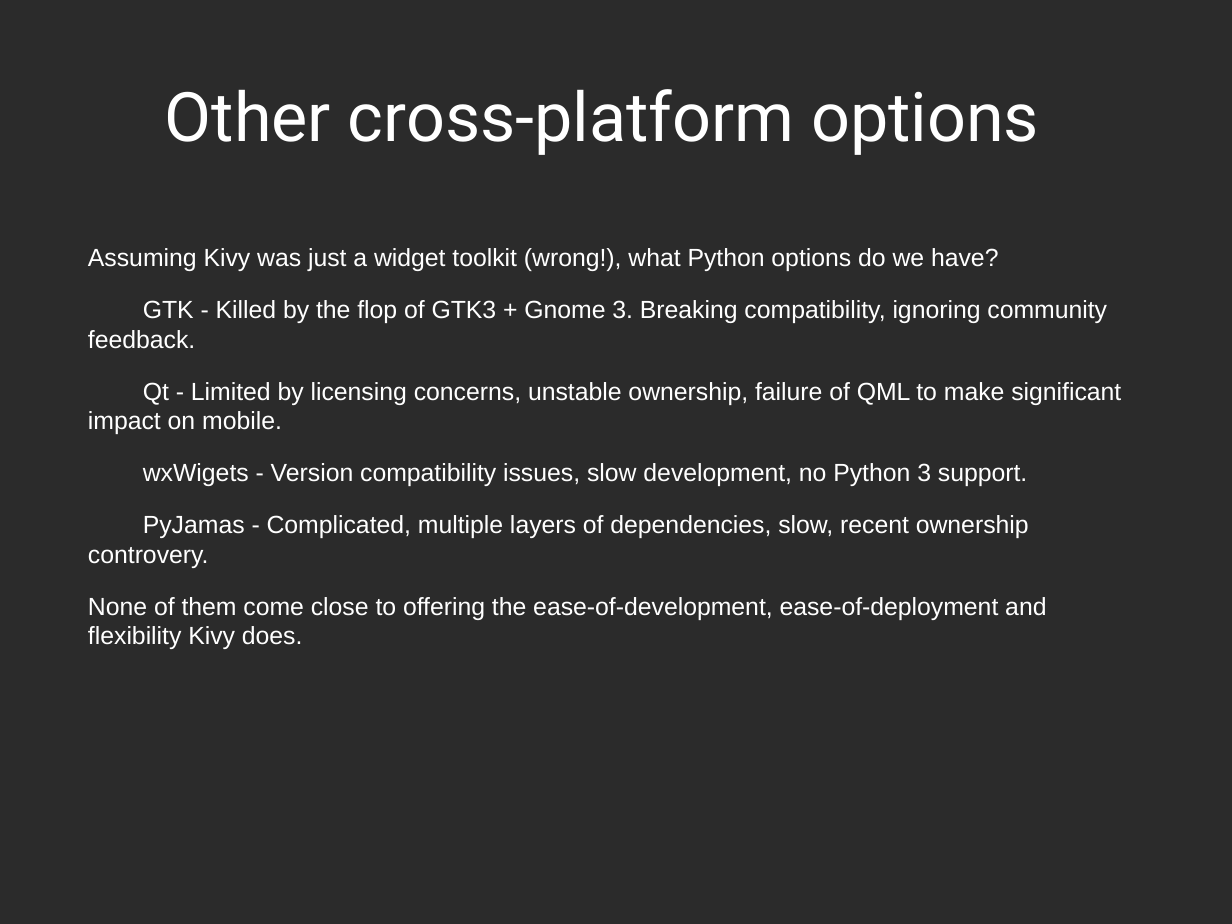
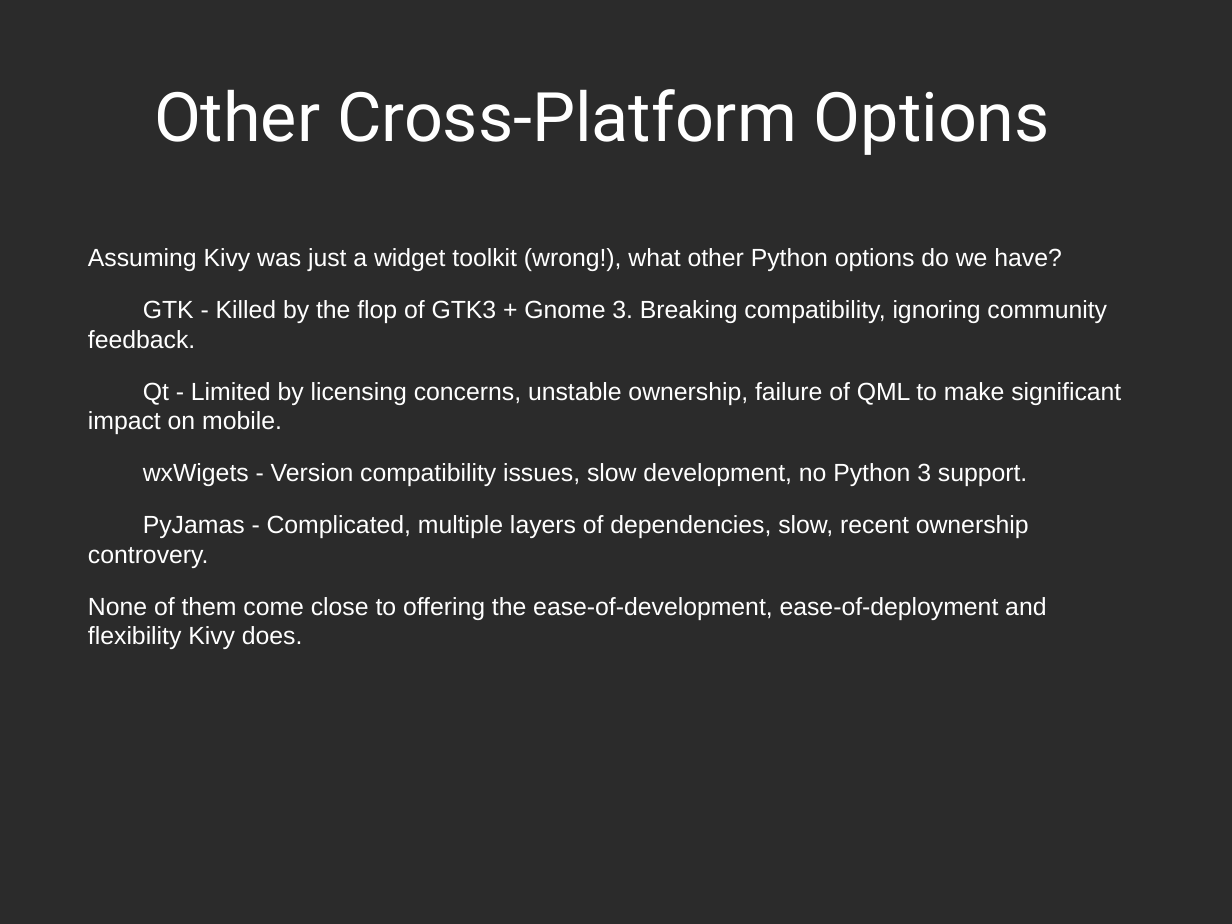
Before and after one commit to Zen-CODE/kivybits, a slide deck: slide 48 of PyCon/ZA 2013/PyCon.odp (slide 46 before the commit). Drawn at 1232x924 pixels with LibreOffice and Linux fonts; fonts in the diff are those of the drawing; background and template pictures are left out; a plain dark background stands for a picture behind light text. Boxes give left, top, right and bottom in pixels: in the first picture for what was removed or moved away, otherwise in the second. Text is boxed around its words. In the diff, an @@ line names an element or a change of style, - is before the commit and + after.

```diff
--- a/PyCon/ZA 2013/PyCon.odp
+++ b/PyCon/ZA 2013/PyCon.odp
@@ title at (154,89,1050,155): text changed @@
-Other cross-platform options
+Other Cross-Platform Options
@@ text at (88,248,1061,271): text changed @@
-Assuming Kivy was just a widget toolkit (wrong!), what Python options do we have?
+Assuming Kivy was just a widget toolkit (wrong!), what other Python options do we have?
```
Also in this commit, not shown: 24 other slides changed, 4 slides added, 3 slides removed, 1 other file.
